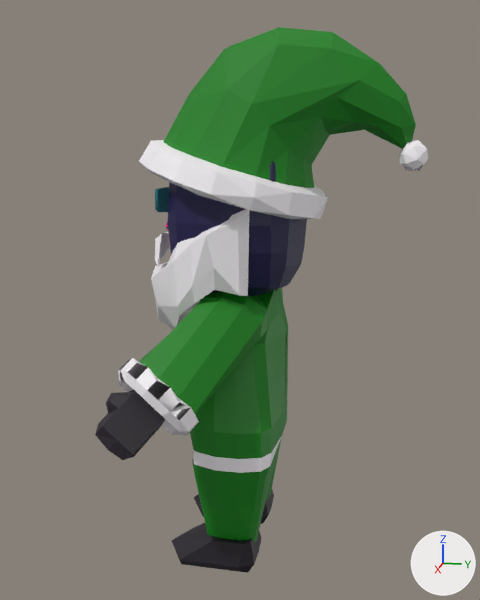
The glTF model models/santa_e.glb, before and after one commit.
One viewpoint serves both versions: a camera (50 mm lens) standing at (11.04, 1.32, 7.55) and looking at (-0.12, -0.91, 4.76). Every picture has the same lights, and +X, +Y and +Z are marked at lower right. Where no turn or scale is listed for an object, it has been applied to the vertices. Vertices at the same position are counted once.

The older version as bpy lines, for what is in view:
```python
me_cube_002 = bpy.data.meshes.new('Cube.002')
me_cube_002.from_pydata(...)  # 146 vertices, 267 faces; spans x 1.19..4.39, y -5.77..-1.13, z 10.21..13.17
me_cube_002.materials.append(mat_material)  # picture img_gradient_pallet
me_立方体_004 = bpy.data.meshes.new('立方体.004')
me_立方体_004.from_pydata(...)  # 272 vertices, 559 faces; spans x -1.24..1.24, y -1.4..1.05, z -1.35..1.56
# faces by material slot: [523, 36]
me_立方体_004.materials.append(mat_マテリアル_008)
me_立方体_004.materials.append(mat_マテリアル_009)  # picture img_zipper
me_立方体_008 = bpy.data.meshes.new('立方体.008')
me_立方体_008.from_pydata(...)  # 349 vertices, 758 faces; spans x -2.73..2.73, y -1.21..1.22, z -1.79..1.19
# faces by material slot: [588, 170]
me_立方体_008.materials.append(mat_マテリアル_004)  # picture img_gradient_pallet
me_立方体_008.materials.append(mat_マテリアル_005)  # picture img_gradient_pallet
ob_boushi = bpy.data.objects.new('boushi', me_cube_002)
ob_boushi.location = (-2.81, 3.25, -3.97)
ob_eoh = bpy.data.objects.new('eoh', me_立方体_004)
ob_eoh.location = (-0.01, -0.81, 6.25)
ob_hontai_001 = bpy.data.objects.new('hontai.001', me_立方体_008)
ob_hontai_001.location = (-0.03, -1.29, 3.94)
# also in view: 'zubon' at (-0.03, -0.89, 1.37); 'kutu-l' at (0.74, -1.2, 0.5); 'hige-e' at (-0.03, -1.4, 5.29)
```
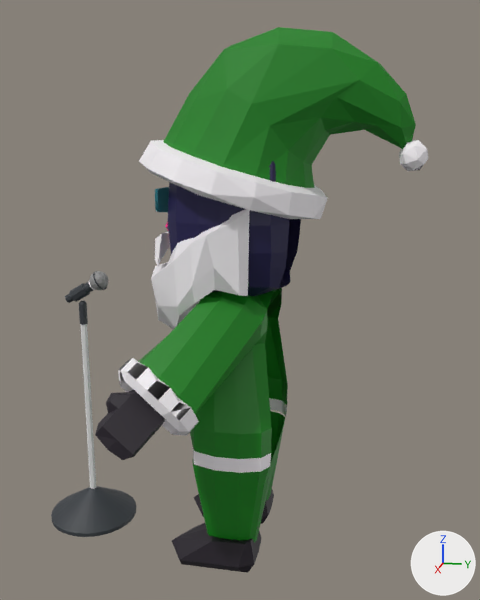
Boxes (x1, y1, x2, y2) around the edits, measured in the pictures (480 x 600 px):
'hontai.001', reshaped: before (95, 288, 288, 473); after (95, 282, 288, 473)
'eoh', reshaped: before (165, 161, 307, 296); after (165, 161, 301, 296)
'stand', added: after (51, 300, 136, 537)
    faces in mat_マテリアル_029 (picture img_gradient_pallet): (51, 300, 136, 537)
    faces in mat_マテリアル_030 (white #e7e7e7): (80, 324, 96, 489)
'maiku', added: after (65, 271, 109, 303)
    faces in mat_マテリアル_006 (picture img_gradient_pallet): (89, 271, 109, 290)
    faces in mat_マテリアル_025 (picture img_gradient_pallet): (65, 281, 95, 303)
'sasae', added: after (70, 283, 90, 302)
'en-futi', added: after (93, 271, 107, 290)
part 1 of me_立方体_008, cut back (green): before (265, 288, 288, 465)
part 2 of me_立方体_004, cut back: before (166, 219, 307, 288)

Edits to the bpy script that builds the scene:
```text
Add mat_マテリアル_023:
    mat_マテリアル_023 = principled_material('マテリアル.023')
    mat_マテリアル_023.texture = img_gradient_pallet
Add mat_マテリアル_025:
    mat_マテリアル_025 = principled_material('マテリアル.025')
    mat_マテリアル_025.texture = img_gradient_pallet
Add mat_マテリアル_006:
    mat_マテリアル_006 = principled_material('マテリアル.006')
    mat_マテリアル_006.texture = img_gradient_pallet
Add mat_マテリアル_027:
    mat_マテリアル_027 = principled_material('マテリアル.027')
    mat_マテリアル_027.texture = img_gradient_pallet
Add mat_マテリアル_030:
    mat_マテリアル_030 = principled_material('マテリアル.030')
    mat_マテリアル_030.base_color = (0.8, 0.8, 0.8)  # white #e7e7e7
Add mat_マテリアル_029:
    mat_マテリアル_029 = principled_material('マテリアル.029')
    mat_マテリアル_029.texture = img_gradient_pallet
Change me_立方体_008:
    used by ob_hontai_001; location = (-0.03, -1.29, 3.94)
    remove me_立方体_008.from_pydata(...)  # 349 vertices, 758 faces; spans x -2.73..2.73, y -1.21..1.22, z -1.79..1.19
    add me_立方体_008.from_pydata(...)  # 328 vertices, 602 faces; spans x -2.73..2.73, y -1.21..1.13, z -1.79..1.19
    me_立方体_008 part 1
    21 vertices are removed from x -2.02..2.02, y -0.68..1.22, z -1.73..0.76
    164 faces are deleted
    8 new faces join them, mat_マテリアル_004 (picture img_gradient_pallet)
Change me_立方体_004:
    used by ob_eoh; location = (-0.01, -0.81, 6.25)
    remove me_立方体_004.from_pydata(...)  # 272 vertices, 559 faces; spans x -1.24..1.24, y -1.4..1.05, z -1.35..1.56
    add me_立方体_004.from_pydata(...)  # 184 vertices, 308 faces; spans x -1.24..1.24, y -1.4..0.87, z -1.35..1.52
    me_立方体_004 part 2
    88 vertices are removed from x -1.09..1.09, y -0.67..1.05, z -1.35..1.56
    263 faces are deleted
    12 new faces join them, mat_マテリアル_008
Add me_円柱_003:
    me_円柱_003.from_pydata(...)  # 64 vertices, 94 faces; spans x -0.182..0.182, y -0.1..0.104, z -0.167..0.161
    me_円柱_003.materials.append(mat_マテリアル_023)  # picture img_gradient_pallet
Add me_円柱_002:
    me_円柱_002.from_pydata(...)  # 261 vertices, 552 faces; spans x -0.172..0.173, y -0.411..0.431, z -0.278..0.333
    # faces by material slot: [347, 205]
    me_円柱_002.materials.append(mat_マテリアル_025)  # picture img_gradient_pallet
    me_円柱_002.materials.append(mat_マテリアル_006)  # picture img_gradient_pallet
Add me_円柱_001:
    me_円柱_001.from_pydata(...)  # 26 vertices, 48 faces; spans x -0.096..0.099, y -0.186..0.186, z -0.175..0.175
    me_円柱_001.materials.append(mat_マテリアル_027)  # picture img_gradient_pallet
Add me_円錐:
    me_円錐.from_pydata(...)  # 150 vertices, 273 faces; spans x -0.82..0.82, y -0.82..0.82, z -1.08..3.25
    # faces by material slot: [259, 14]
    me_円錐.materials.append(mat_マテリアル_029)  # picture img_gradient_pallet
    me_円錐.materials.append(mat_マテリアル_030)  # white #e7e7e7
Add ob_en_futi:
    ob_en_futi = bpy.data.objects.new('en-futi', me_円柱_003)
    ob_en_futi.location = (0.0, -3.45, 5.03)
Add ob_maiku:
    ob_maiku = bpy.data.objects.new('maiku', me_円柱_002)
    ob_maiku.location = (0.0, -3.74, 4.86)
Add ob_sasae:
    ob_sasae = bpy.data.objects.new('sasae', me_円柱_001)
    ob_sasae.location = (0.0, -3.86, 4.79)
Add ob_stand:
    ob_stand = bpy.data.objects.new('stand', me_円錐)
    ob_stand.location = (0.0, -3.82, 1.38)
```
